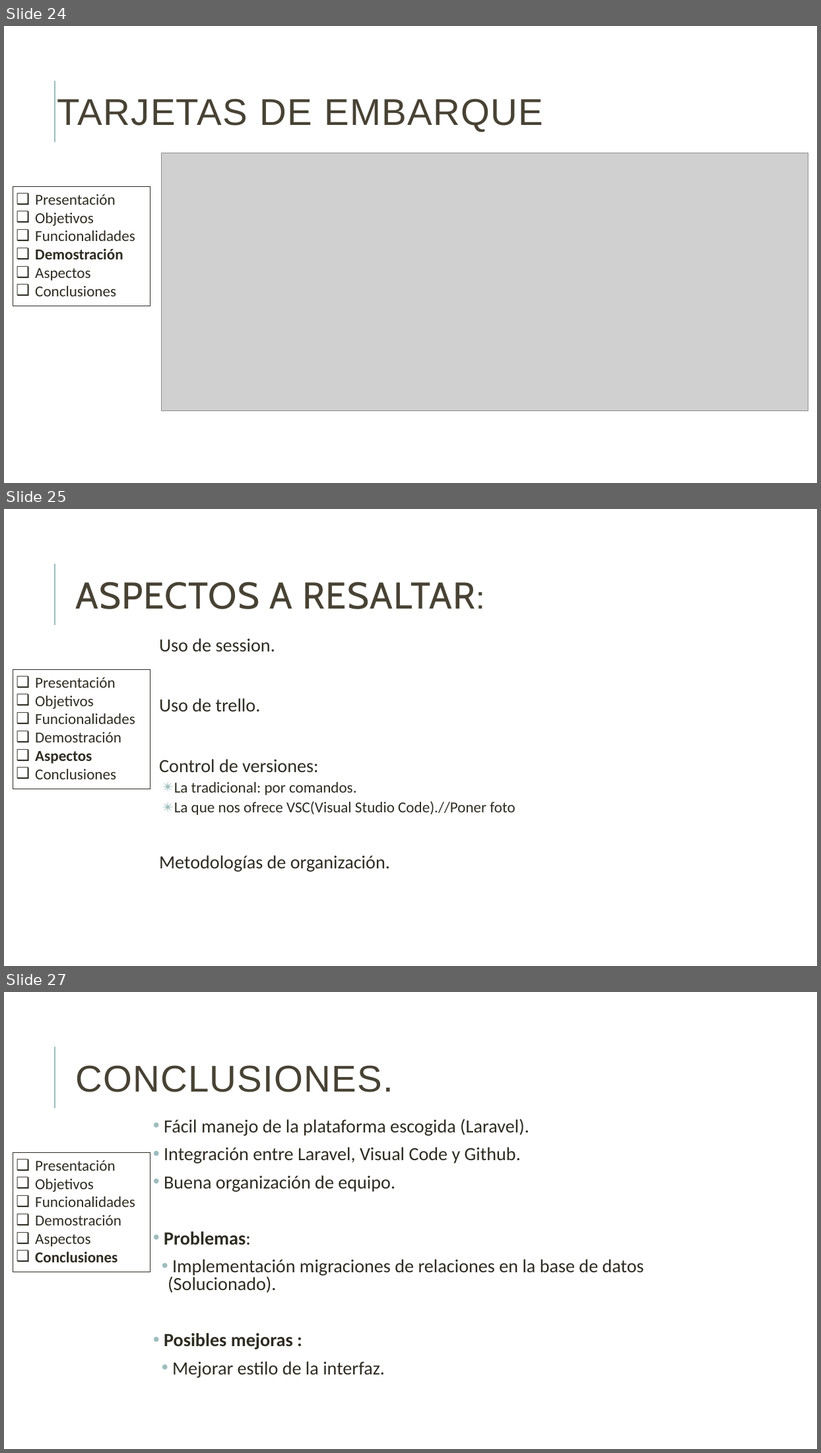
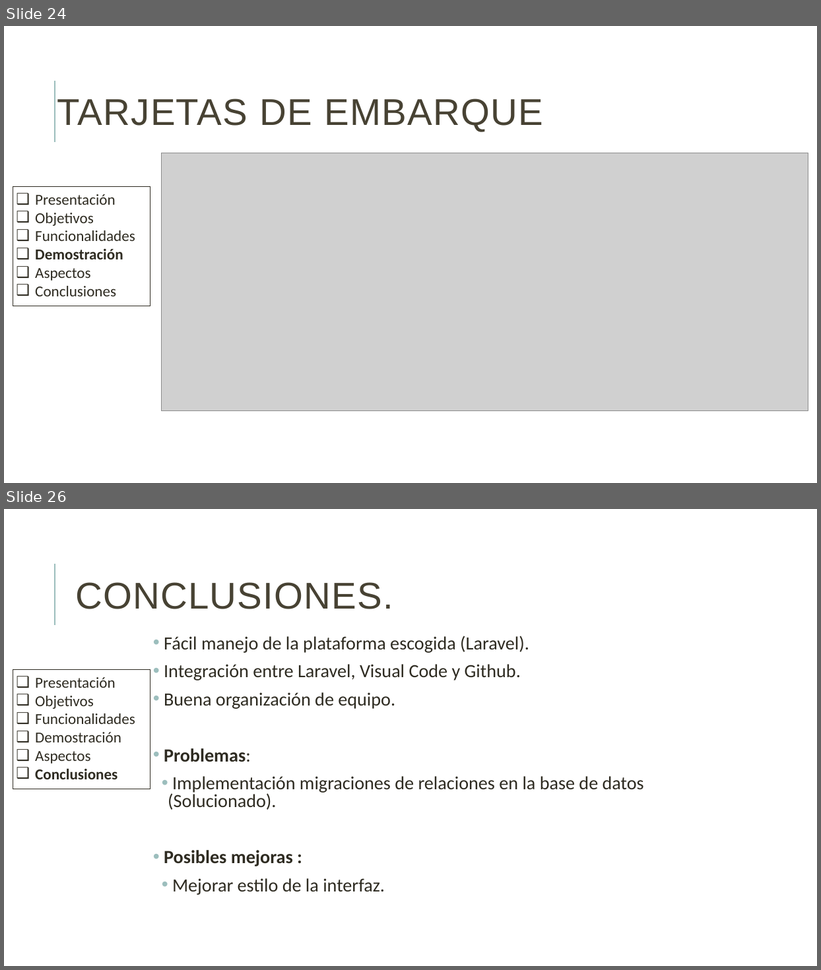
Before and after one commit to danielallhoff/M17-G4-AirDSS, a slide deck: AIRDSS.pptx. Shown one above the other, each under a label of ours: slides 24, 25 and 27 before the commit, slides 24 and 26 after it; the slides between them are not shown. The pictures are 821x1453 and 821x970 pixels, drawn with LibreOffice and Linux fonts; fonts in the diff are those of the drawing; grey boxes stand for pictures. Boxes give left, top, right and bottom in pixels: in the first picture for what was removed or moved away, otherwise in the second. Text is boxed around its words. In the diff, an @@ line names an element or a change of style, - is before the commit and + after.

```diff
--- a/AIRDSS.pptx
+++ b/AIRDSS.pptx
@@ slide 25 removed at [4, 509, 817, 966], background #FFFFFF; not listed: 1 template element that a slide beside it also shows @@
@@ title removed at [75, 582, 484, 609] @@
-ASPECTOS A RESALTAR:
@@ text removed at [159, 638, 515, 872] @@
-  Uso de session.
-  Uso de trello.
-  Control de versiones:
-  ✴ La tradicional: por comandos.
-  ✴ La que nos ofrece VSC(Visual Studio Code).//Poner foto
-  Metodologías de organización.
@@ rectangle removed at [13, 670, 151, 789] @@
-❑ Presentación
-❑ Objetivos
-❑ Funcionalidades
-❑ Demostración
-❑ Aspectos
-❑ Conclusiones
@@ what was slide 27 is now slide 26 @@
```
Also in this commit, not shown: 8 slides changed, 1 other file.
